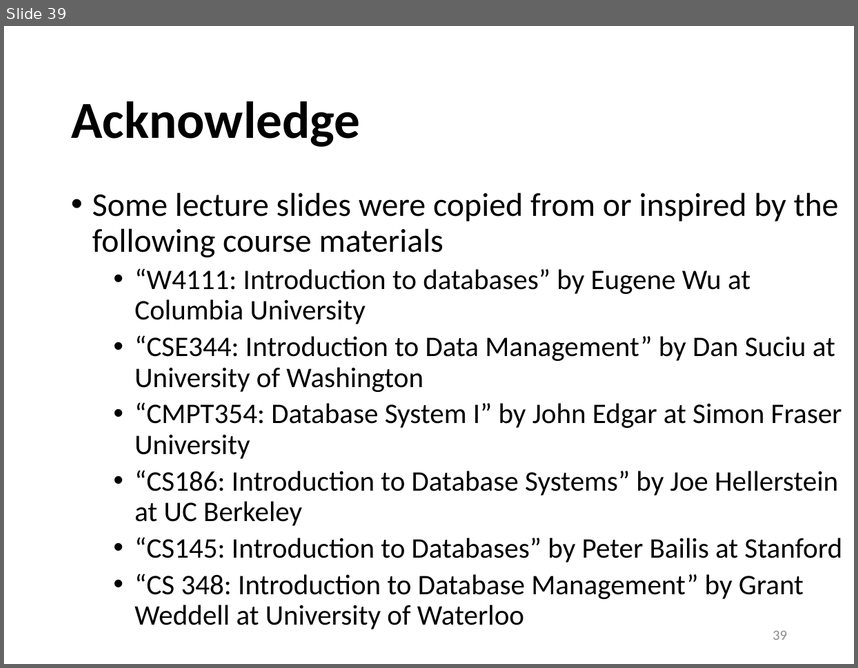
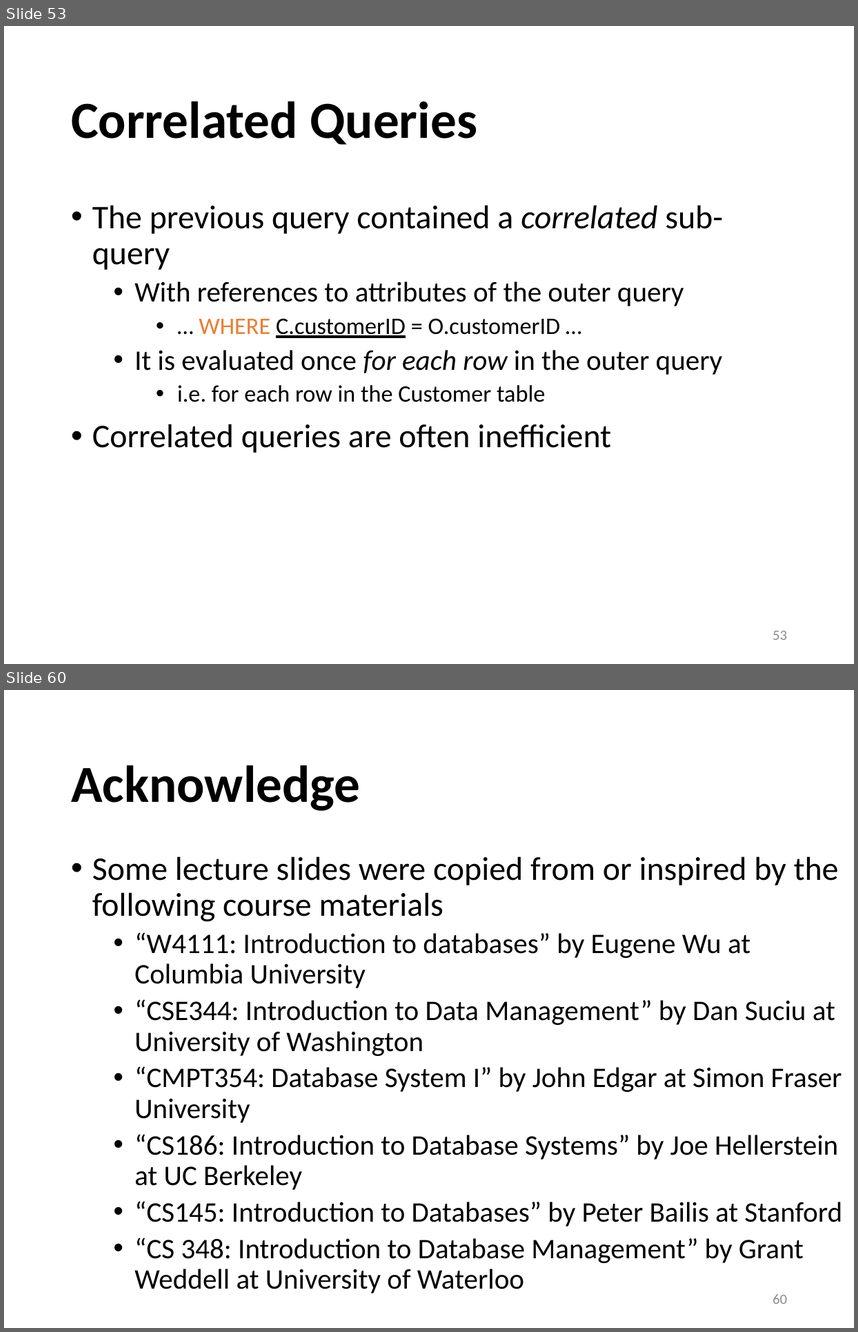
Before and after one commit to sfu-db/cmpt354, a slide deck: Lectures/lec4-sql-advanced.pptx. Shown one above the other, each under a label of ours: slide 39 before the commit, slides 53 and 60 after it; the slides between them are not shown. The pictures are 858x668 and 858x1332 pixels, drawn with LibreOffice and Linux fonts; fonts in the diff are those of the drawing. Boxes give left, top, right and bottom in pixels: in the first picture for what was removed or moved away, otherwise in the second. Text is boxed around its words. In the diff, an @@ line names an element or a change of style, - is before the commit and + after.

```diff
--- a/Lectures/lec4-sql-advanced.pptx
+++ b/Lectures/lec4-sql-advanced.pptx
@@ slide 53 added at (4, 26, 854, 664), background #FFFFFF @@
@@ title added at (71, 101, 477, 145), 44 pt, text #000000, bold @@
+Correlated Queries
@@ text added at (92, 205, 723, 452), 24 pt, text #000000 @@
+• The previous query contained a correlated sub-query
+  • With references to attributes of the outer query
+    • … WHERE C.customerID = O.customerID …
+  • It is evaluated once for each row in the outer query
+    • i.e. for each row in the Customer table
+• Correlated queries are often inefficient
@@ page number added at (773, 630, 787, 639), 12 pt, text #8C8C8C @@
+53
@@ what was slide 39 is now slide 60 @@
@@ page number at (773, 1294, 787, 1303): text changed @@
-39
+60
```
Also in this commit, not shown: 3 slides changed, 20 other slides added, 3 slides removed, 1 other file.
